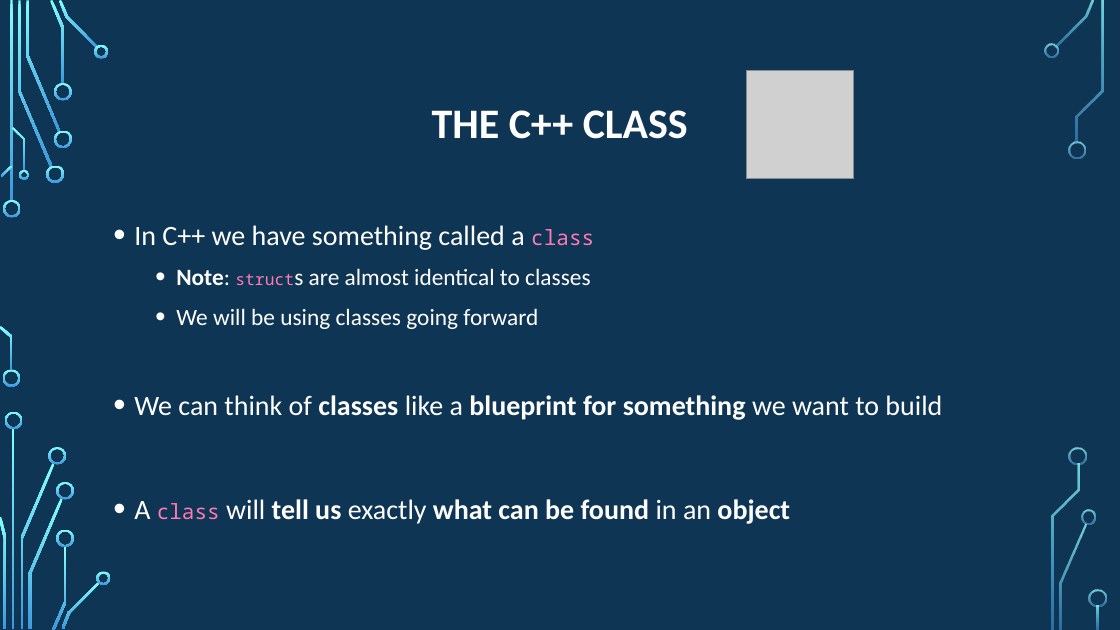
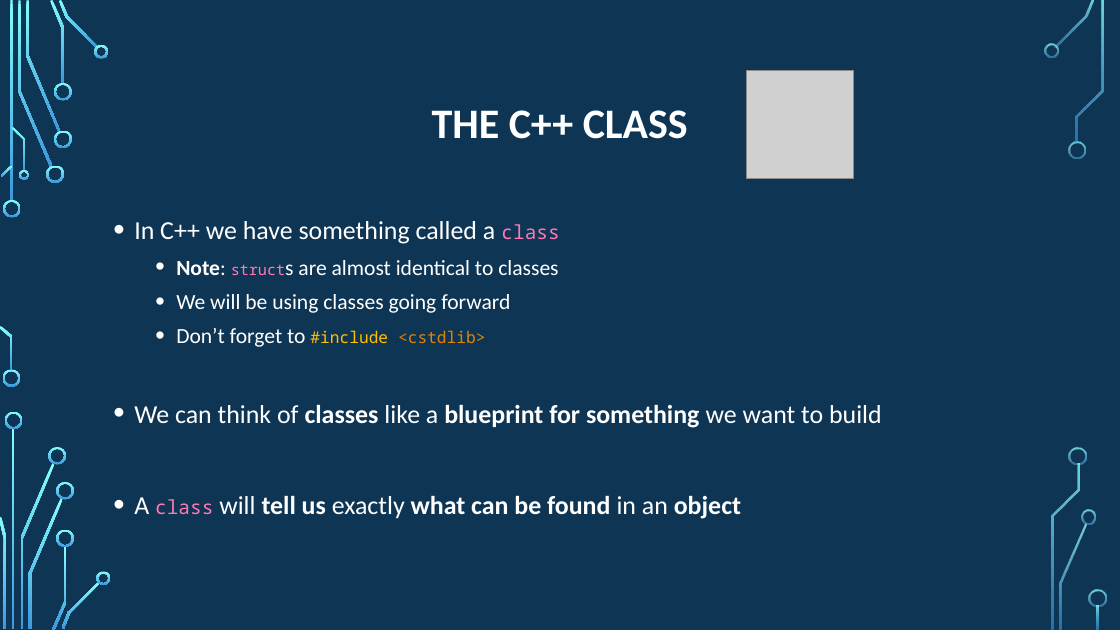
Before and after one commit to psypdt/Advanced_Summer_Course, a slide deck: slide 9 of Day4/Day_4.pptx. Drawn at 1120x630 pixels with LibreOffice and Linux fonts; fonts in the diff are those of the drawing; grey boxes stand for pictures; background and template pictures are left out. Boxes give left, top, right and bottom in pixels: in the first picture for what was removed or moved away, otherwise in the second. Text is boxed around its words. In the diff, an @@ line names an element or a change of style, - is before the commit and + after.

```diff
--- a/Day4/Day_4.pptx
+++ b/Day4/Day_4.pptx
@@ text at <box>134,221,882,519</box>: size 24 to 22.2 pt in "In C++ we have something called a", "We can think of classes like a ...", "A will tell us exactly what can ..."; size 18 to 16.6 pt in "class", "class"; size 20 to 18.5 pt in "Note: structs are almost identical to classes", "We will be using classes going forward"; size 14 to 12.9 pt in "structs"; line spacing 1.2 to 1.1 @@
@@ text at <box>176,328,486,347</box>: paragraph added @@
+  • Don’t forget to #include <cstdlib>
```
Also in this commit, not shown: 1 other slide changed.
